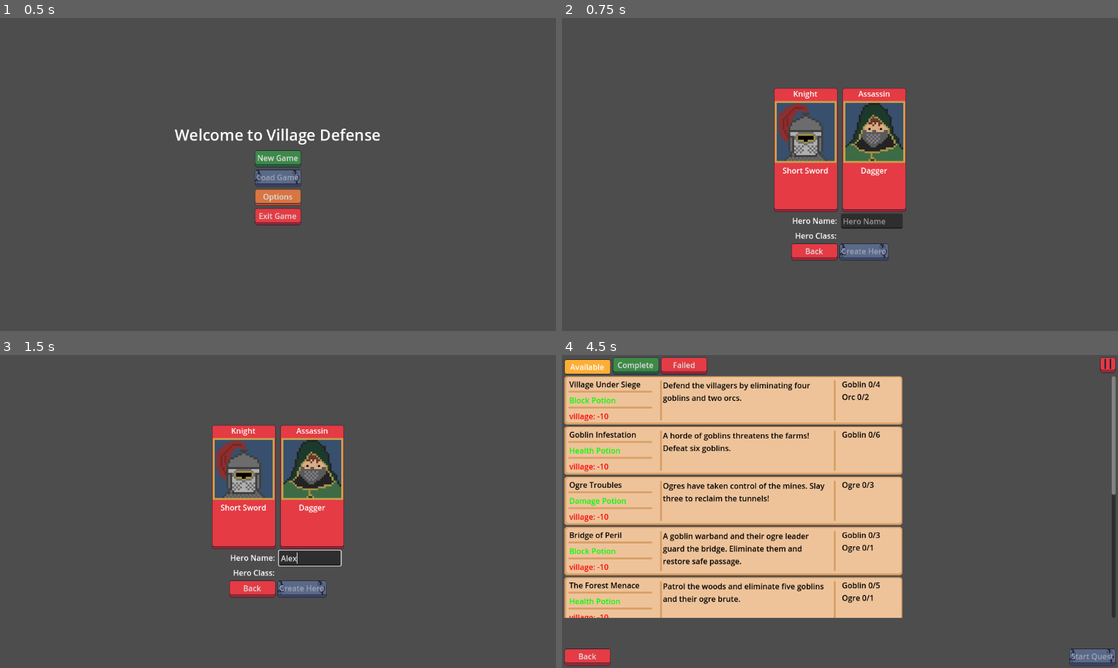
Above: before the commit, frames 1-4 (two rows, left to right).
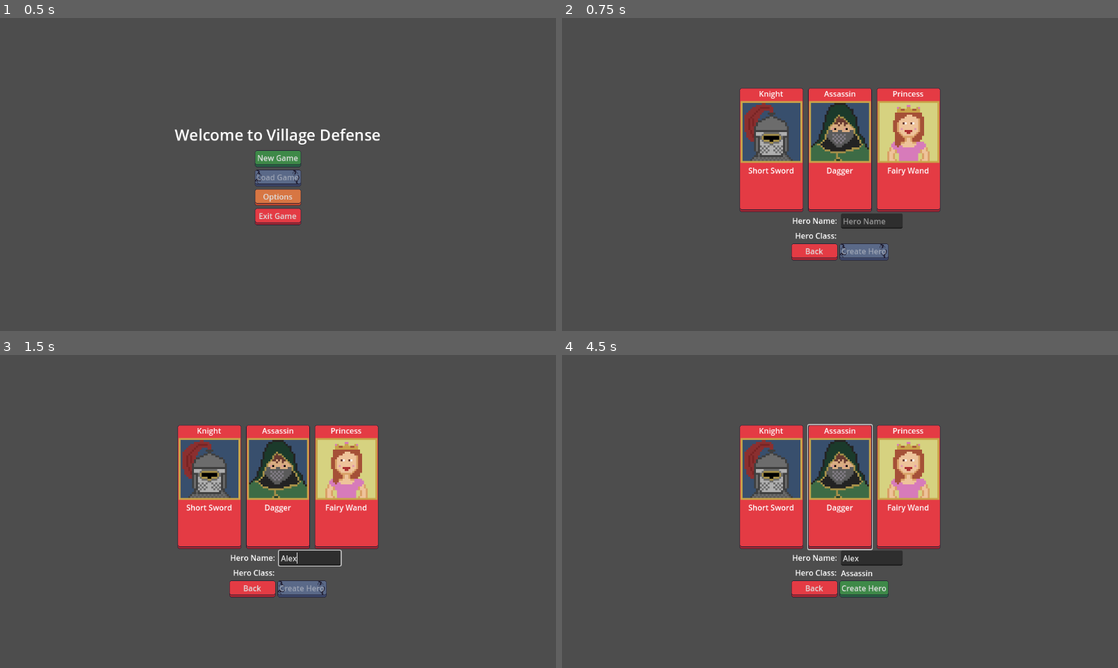
Above: after the commit, the same moments.

Repository: navtges3/PixelValley
Game: Godot game, scene res://scenes/ui/screens/main_menu_screen.tscn
The game is run twice, just before and just after one commit, with the same random seed, the same clock (stepped at 60 frames per second) and the same inputs.
Inputs (mouse positions are in pixels of both pictures, inside the frame that each line leads up to):
- Up to frame 1 (0.5 s): no input
- Up to frame 2 (0.75 s): click "New Game" at 0.5 s
- Up to frame 3 (1.5 s): click (311, 558) at 1.27 s; type "Alex" at 1.35 s
- Up to frame 4 (4.5 s): click (806, 486) at 2.02 s; click (862, 589) at 2.75 s, where only the run before the commit has a clickable "Create Hero"; click (828, 489) at 3.5 s, where only the run before the commit has a clickable "Empty Slot 1"; click (1090, 636) at 4.25 s, where only the run before the commit has a clickable "Quests"

Frame 1 is identical in both runs. In frame 2, 9.5% of the frame differs, in the area x 32-68%, y 22-62%; in frame 3, 9.5%; in frame 4, 51%, in the area x 0-100%, y 0-100%.

Commit message:
Added princess to new game screen

Diff:
--- a/scripts/ui/screens/new_game_screen.gd
+++ b/scripts/ui/screens/new_game_screen.gd
@@ -16,6 +16,7 @@
 const HERO_CLASS_FILES = [
 	"res://resources/hero_classes/knight.tres",
 	"res://resources/hero_classes/assassin.tres",
+	"res://resources/hero_classes/princess.tres",
 ]
 
 var hero_class_selected: HeroClass = null
